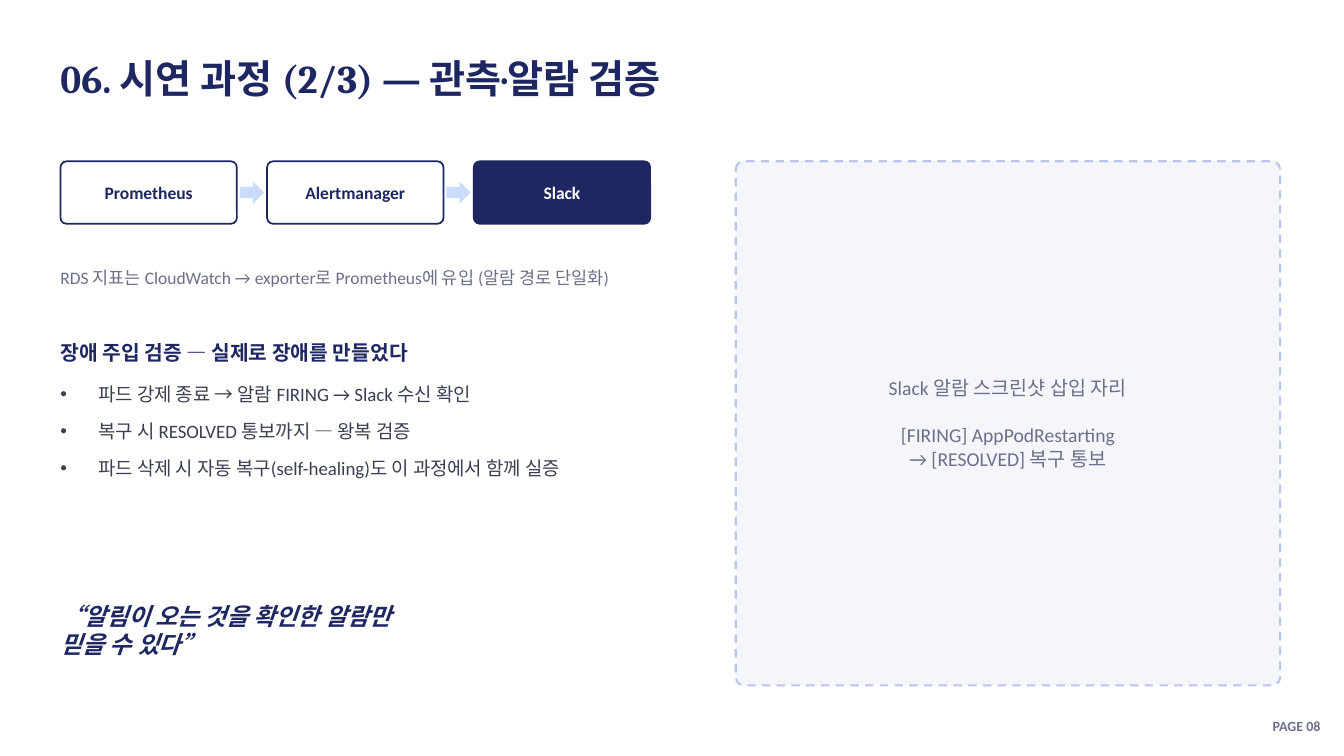
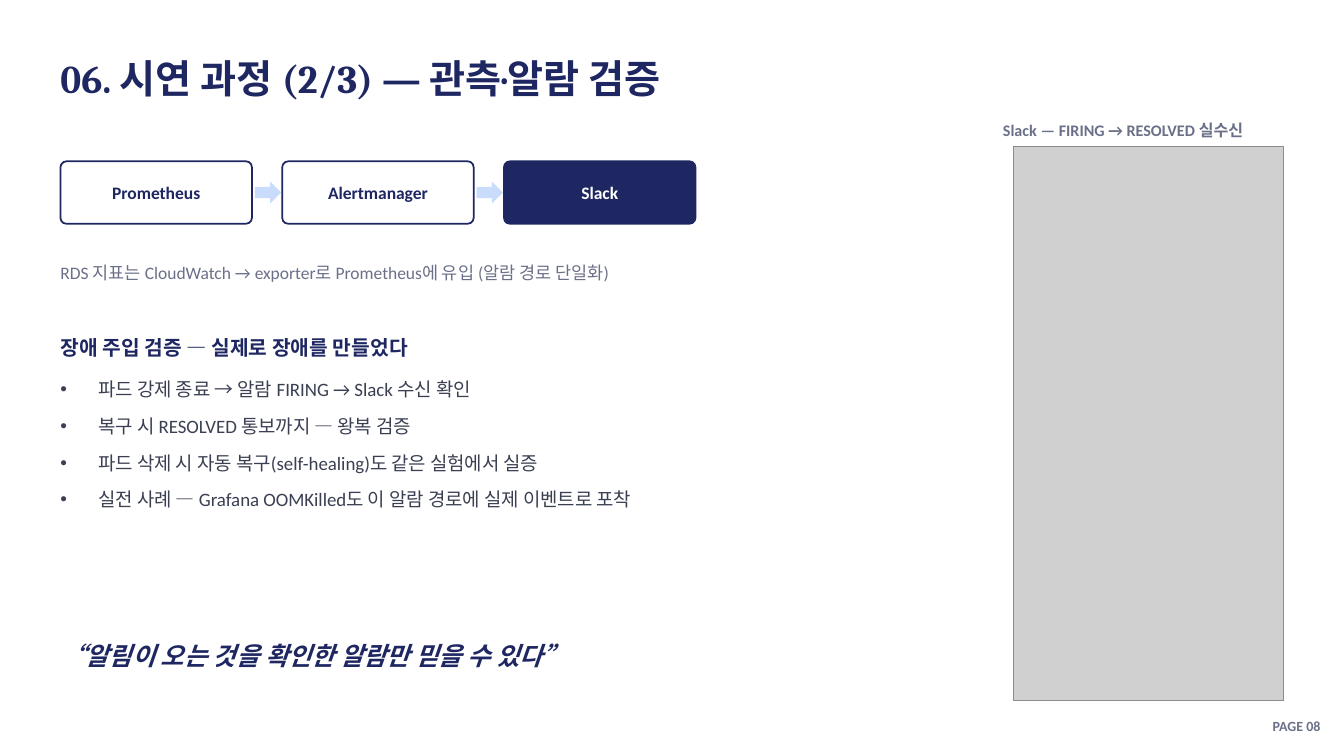
Before and after one commit to soc05272/eks-gitops-portfolio, a slide deck: slide 10 of docs/presentation.pptx. Drawn at 1344x756 pixels with LibreOffice and Linux fonts; fonts in the diff are those of the drawing; grey boxes stand for pictures. Boxes give left, top, right and bottom in pixels: in the first picture for what was removed or moved away, otherwise in the second. Text is boxed around its words. In the diff, an @@ line names an element or a change of style, - is before the commit and + after.

```diff
--- a/docs/presentation.pptx
+++ b/docs/presentation.pptx
@@ text added at [1003,122,1243,138], 11.5 pt, text #6B7089, bold @@
+Slack — FIRING → RESOLVED 실수신
@@ picture added at [1013,146,1284,701] @@
@@ rounded rectangle: place and size @@
-rounded rectangle at [60,161,237,224]
+rounded rectangle at [60,161,252,224]
@@ text "Prometheus": place and size @@
-text "Prometheus" at [105,186,193,199]
+text "Prometheus" at [112,186,200,199]
@@ rounded rectangle: place and size @@
-rounded rectangle at [267,161,444,224]
+rounded rectangle at [282,161,474,224]
@@ text "Alertmanager": place and size @@
-text "Alertmanager" at [305,186,405,202]
+text "Alertmanager" at [328,186,428,202]
@@ rounded rectangle: place and size @@
-rounded rectangle at [474,161,650,224]
+rounded rectangle at [504,161,696,224]
@@ text "Slack": place and size @@
-text "Slack" at [544,186,581,199]
+text "Slack" at [581,186,618,199]
@@ rounded rectangle removed at [736,161,1280,686] @@
@@ right arrow: place and size @@
-right arrow at [240,181,264,204]
+right arrow at [255,181,281,204]
@@ right arrow: place and size @@
-right arrow at [447,181,471,204]
+right arrow at [477,181,503,204]
@@ text "RDS 지표는 CloudWatch → exporter로 ...": place and size @@
-text "RDS 지표는 CloudWatch → exporter로 ..." at [60,269,609,287]
+text "RDS 지표는 CloudWatch → exporter로 ..." at [60,264,609,282]
@@ text "장애 주입 검증 — 실제로 ...": place and size @@
-text "장애 주입 검증 — 실제로 ..." at [60,343,408,362]
+text "장애 주입 검증 — 실제로 ..." at [60,338,408,357]
@@ text removed at [889,379,1127,469] @@
-Slack 알람 스크린샷 삽입 자리
-[FIRING] AppPodRestarting
-→ [RESOLVED] 복구 통보
@@ text at [98,454,632,508]: text changed @@
-• 파드 삭제 시 자동 복구(self-healing)도 이 과정에서 함께 실증
+• 파드 삭제 시 자동 복구(self-healing)도 같은 실험에서 실증
+• 실전 사례 — Grafana OOMKilled도 이 알람 경로에 실제 이벤트로 포착
@@ text at [60,643,569,668]: text changed; size 17 to 18 pt @@
-“알림이 오는 것을 확인한 알람만
-믿을 수 있다”
+“알림이 오는 것을 확인한 알람만 믿을 수 있다”
```
Also in this commit, not shown: 1 other slide changed, 1 other file.
